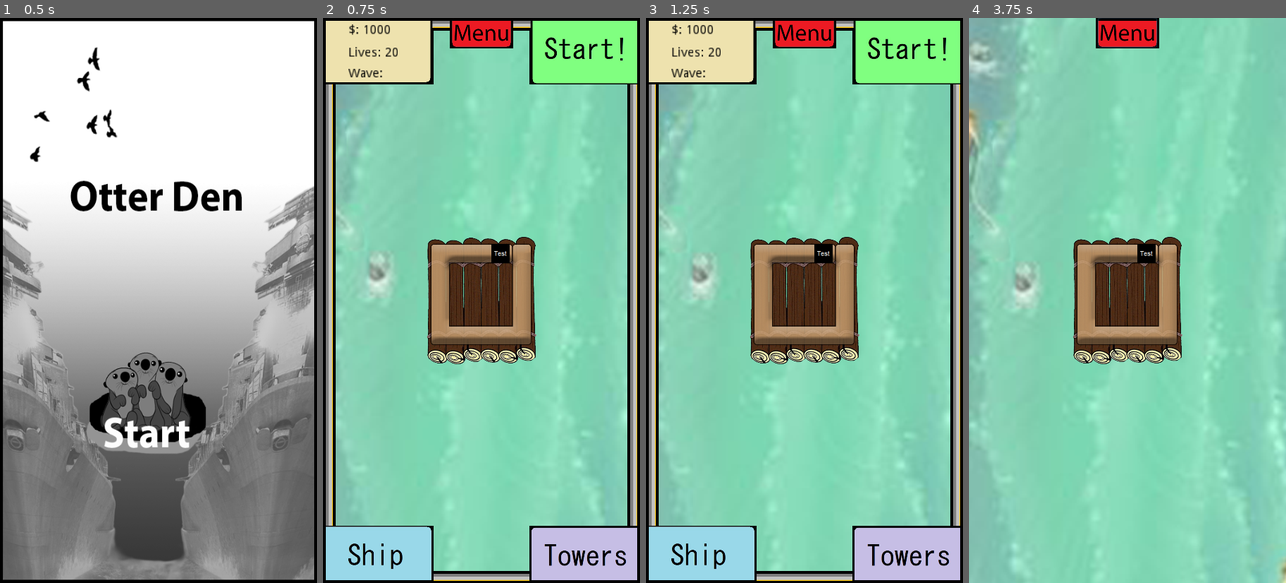
Above: before the commit, frames 1-4 (left to right).
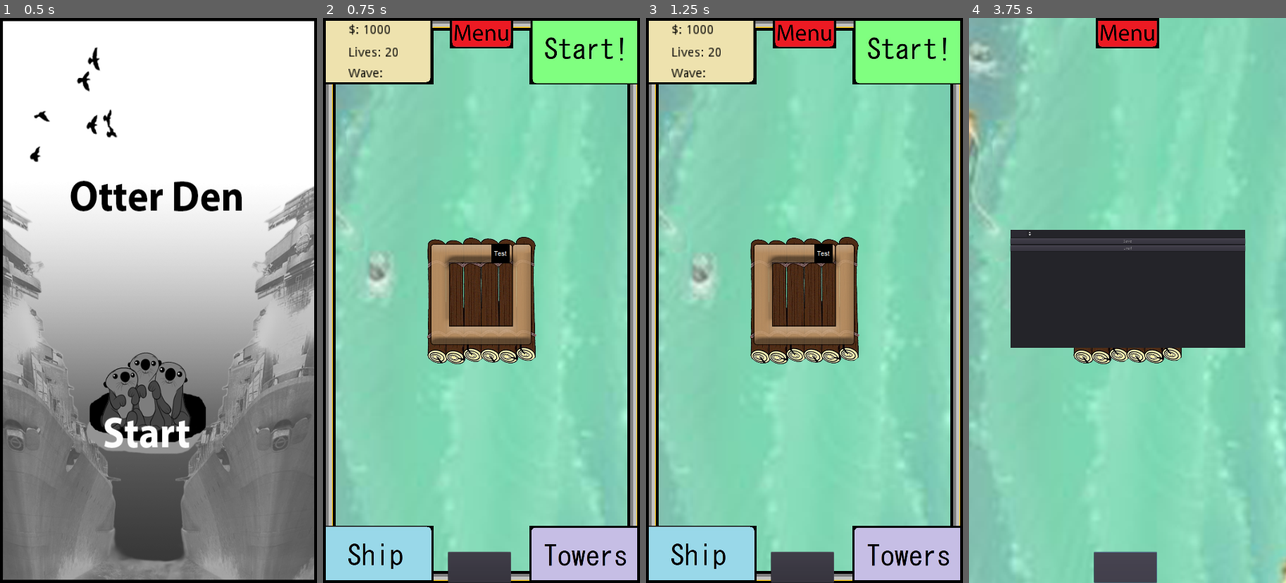
Above: after the commit, the same moments.

Repository: CaptDarkMatter/Otter-Den
Game: Godot game, scene res://Scenes/Title.tscn
Same seed, same stepped clock (60 frames per second), same inputs: the game is played once before the commit and once after it.
Inputs (mouse positions are in pixels of both pictures, inside the frame that each line leads up to):
- Up to frame 1 (0.5 s): no input
- Up to frame 2 (0.75 s): tap Enter at 0.5 s; move the mouse to (551, 272) at 0.52 s; click (551, 272) at 0.6 s
- Up to frame 3 (1.25 s): no input
- Up to frame 4 (3.75 s): click (1022, 554) at 1.25 s; click (1228, 554) at 2 s; click (1127, 34) at 2.75 s; click (1124, 566) at 3.52 s

Frame 1 is identical in both runs. In frame 2, 1.1% of the frame differs, in the area x 39-60%, y 94-100%; in frame 3, 1.1%; in frame 4, 16%, in the area x 12-88%, y 0-100%.

Commit message:
added load and save to ui

Diff:
--- a/Otter Den/Scenes/SaveLoad.tscn
+++ b/Otter Den/Scenes/SaveLoad.tscn
@@ -6,22 +6,22 @@
 [node name="SaveLoad" type="Panel"]
 anchor_right = 1.0
 anchor_bottom = 1.0
-margin_right = -680.0
-margin_bottom = -1720.0
+margin_right = -280.0
+margin_bottom = -1520.0
 script = ExtResource( 2 )
 __meta__ = {
 "_edit_use_anchors_": false
 }
 
 [node name="Column" type="VBoxContainer" parent="."]
-margin_right = 400.0
-margin_bottom = 200.0
+margin_right = 800.0
+margin_bottom = 400.0
 __meta__ = {
 "_edit_use_anchors_": false
 }
 
 [node name="HBoxContainer" type="HBoxContainer" parent="Column"]
-margin_right = 400.0
+margin_right = 800.0
 margin_bottom = 24.0
 
 [node name="SpinBox" type="SpinBox" parent="Column/HBoxContainer"]
@@ -36,13 +36,13 @@
 
 [node name="SaveButton" type="Button" parent="Column"]
 margin_top = 28.0
-margin_right = 400.0
+margin_right = 800.0
 margin_bottom = 48.0
 text = "Save"
 
 [node name="LoadButton" type="Button" parent="Column"]
 margin_top = 52.0
-margin_right = 400.0
+margin_right = 800.0
 margin_bottom = 72.0
 text = "Load"
 
--- a/Otter Den/Scenes/UI.tscn
+++ b/Otter Den/Scenes/UI.tscn
@@ -12,18 +12,25 @@
 [ext_resource path="res://Sprites/Game GUI/shipbox.png" type="Texture" id=10]
 [ext_resource path="res://Sprites/Game GUI/towerbox.png" type="Texture" id=11]
 [ext_resource path="res://Sprites/Game GUI/menubox.png" type="Texture" id=12]
+[ext_resource path="res://Scenes/SaveLoad.tscn" type="PackedScene" id=13]
 
 [node name="Control" type="Control"]
 margin_right = 1080.0
 margin_bottom = 1920.0
 mouse_filter = 2
 script = ExtResource( 1 )
+__meta__ = {
+"_edit_use_anchors_": false
+}
 
 [node name="Panel" type="Panel" parent="."]
 self_modulate = Color( 1, 1, 1, 0 )
 anchor_right = 1.0
 anchor_bottom = 1.0
 mouse_filter = 2
+__meta__ = {
+"_edit_use_anchors_": false
+}
 
 [node name="wallLeft" type="TextureRect" parent="Panel"]
 margin_right = 43.0
@@ -94,7 +101,6 @@
 expand = true
 
 [node name="moneybox" type="TextureRect" parent="Panel"]
-editor/display_folded = true
 margin_right = 40.0
 margin_bottom = 40.0
 rect_pivot_offset = Vector2( -1058, 919 )
@@ -187,6 +193,9 @@
 margin_top = -0.0450001
 margin_right = -0.120026
 flat = true
+__meta__ = {
+"_edit_use_anchors_": false
+}
 
 [node name="towerbox" type="TextureRect" parent="Panel"]
 anchor_left = 1.0
@@ -212,7 +221,7 @@
 anchor_right = 0.5
 margin_left = -107.0
 margin_top = -0.5
-margin_right = 107.001
+margin_right = 107.0
 margin_bottom = 103.5
 rect_pivot_offset = Vector2( -1058, 919 )
 texture = ExtResource( 12 )
@@ -225,6 +234,25 @@
 margin_right = 99.9995
 margin_bottom = 100.5
 flat = true
+
+[node name="SaveLoad" parent="Panel" instance=ExtResource( 13 )]
+margin_left = 141.362
+margin_top = 720.956
+margin_right = -138.638
+margin_bottom = -799.044
+
+[node name="pausebox" type="TextureRect" parent="Panel"]
+margin_left = 425.767
+margin_top = 1814.65
+margin_right = 639.767
+margin_bottom = 1918.65
+__meta__ = {
+"_edit_use_anchors_": false
+}
+
+[node name="PauseButton" type="Button" parent="Panel/pausebox"]
+margin_right = 214.0
+margin_bottom = 104.0
 [connection signal="item_activated" from="Panel/wallLeft/ShipSubMenu/ShipList" to="." method="_on_ShipList_item_activated"]
 [connection signal="item_activated" from="Panel/wallRight/TowerSubMenu/ItemList" to="." method="_on_ItemList_item_activated"]
 [connection signal="item_selected" from="Panel/wallRight/TowerSubMenu/ItemList" to="." method="_on_ItemList_item_selected"]
@@ -232,3 +260,4 @@
 [connection signal="pressed" from="Panel/shipbox/ShipMenu" to="." method="_on_ShipMenu_pressed"]
 [connection signal="pressed" from="Panel/towerbox/TowerMenu" to="." method="_on_TowerMenu_pressed"]
 [connection signal="pressed" from="Panel/menubox/Menubutton" to="." method="show_menu"]
+[connection signal="pressed" from="Panel/pausebox/PauseButton" to="." method="pause"]
--- a/Otter Den/Scripts/Game Logic Scripts/UIController.gd
+++ b/Otter Den/Scripts/Game Logic Scripts/UIController.gd
@@ -10,10 +10,12 @@
 onready var towerbox = $Panel/towerbox
 onready var TowerSubMenu = $Panel/wallRight/TowerSubMenu
 onready var ShipSubMenu = $Panel/wallLeft/ShipSubMenu
+onready var pauseScreen = $Panel/SaveLoad
 
 onready var menu_open : bool = true
 onready var tower_sub_menu_open : bool = false
 onready var ship_sub_menu_open : bool = false
+onready var paused : bool = false
 
 signal start_pressed
 signal tower_spawn_pressed
@@ -22,8 +24,9 @@
 signal BigShip_pressed
 
 func _ready():
-	TowerSubMenu.rect_position += Vector2(rect_size.x,0)
-	ShipSubMenu.rect_position += Vector2(rect_size.x * -1,0)
+	TowerSubMenu.rect_position += Vector2(rect_size.x, 0)
+	ShipSubMenu.rect_position += Vector2(rect_size.x * -1, 0)
+	pauseScreen.rect_position -= Vector2(0, rect_size.y)
 
 func _process(delta):
 	if get_node("/root/Game Scene").curHold == true:
@@ -34,25 +37,33 @@
 
 func show_menu():
 	if menu_open:
-		wallLeft.rect_position += Vector2(rect_size.x * -1,0)
-		wallRight.rect_position += Vector2(rect_size.x,0)
-		wallBottom.rect_position += Vector2(0,rect_size.y * -1)
-		wallTop.rect_position += Vector2(0,rect_size.y)
-		moneybox.rect_position += Vector2(rect_size.x * -1,rect_size.y)
-		startbox.rect_position += Vector2(rect_size.x,rect_size.y)
-		shipbox.rect_position += Vector2(rect_size.x * -1,rect_size.y * -1)
-		towerbox.rect_position += Vector2(rect_size.x * -1,rect_size.y)
+		wallLeft.rect_position += Vector2(rect_size.x * -1, 0)
+		wallRight.rect_position += Vector2(rect_size.x, 0)
+		wallBottom.rect_position += Vector2(0, rect_size.y * -1)
+		wallTop.rect_position += Vector2(0, rect_size.y)
+		moneybox.rect_position += Vector2(rect_size.x * -1, rect_size.y)
+		startbox.rect_position += Vector2(rect_size.x, rect_size.y)
+		shipbox.rect_position += Vector2(rect_size.x * -1, rect_size.y * -1)
+		towerbox.rect_position += Vector2(rect_size.x * -1, rect_size.y)
 		menu_open = false
 	else:
-		wallLeft.rect_position += Vector2(rect_size.x,0)
-		wallRight.rect_position += Vector2(rect_size.x * -1,0)
-		wallBottom.rect_position += Vector2(0,rect_size.y)
-		wallTop.rect_position += Vector2(0,rect_size.y * -1)
-		moneybox.rect_position += Vector2(rect_size.x,rect_size.y * -1)
-		startbox.rect_position += Vector2(rect_size.x * -1,rect_size.y * -1)
-		shipbox.rect_position += Vector2(rect_size.x,rect_size.y)
-		towerbox.rect_position += Vector2(rect_size.x,rect_size.y * -1)
+		wallLeft.rect_position += Vector2(rect_size.x, 0)
+		wallRight.rect_position += Vector2(rect_size.x * -1, 0)
+		wallBottom.rect_position += Vector2(0, rect_size.y)
+		wallTop.rect_position += Vector2(0, rect_size.y * -1)
+		moneybox.rect_position += Vector2(rect_size.x, rect_size.y * -1)
+		startbox.rect_position += Vector2(rect_size.x * -1, rect_size.y * -1)
+		shipbox.rect_position += Vector2(rect_size.x, rect_size.y)
+		towerbox.rect_position += Vector2(rect_size.x, rect_size.y * -1)
 		menu_open = true
+
+func pause():
+	if paused:
+		pauseScreen.rect_position -= Vector2(0, rect_size.y)
+		paused = false
+	else:
+		pauseScreen.rect_position += Vector2(0, rect_size.y)
+		paused = true
 
 func _on_Start_Button_pressed():
 	emit_signal("start_pressed")
@@ -62,18 +73,18 @@
 
 func _on_TowerMenu_pressed():
 	if tower_sub_menu_open:
-		TowerSubMenu.rect_position += Vector2(rect_size.x,0)
+		TowerSubMenu.rect_position += Vector2(rect_size.x, 0)
 		tower_sub_menu_open = false
 	else:
-		TowerSubMenu.rect_position += Vector2(rect_size.x * -1,0)
+		TowerSubMenu.rect_position += Vector2(rect_size.x * -1, 0)
 		tower_sub_menu_open = true
 
 func _on_ShipMenu_pressed():
 	if ship_sub_menu_open:
-		ShipSubMenu.rect_position += Vector2(rect_size.x * -1,0)
+		ShipSubMenu.rect_position += Vector2(rect_size.x * -1, 0)
 		ship_sub_menu_open = false
 	else:
-		ShipSubMenu.rect_position += Vector2(rect_size.x,0)
+		ShipSubMenu.rect_position += Vector2(rect_size.x, 0)
 		ship_sub_menu_open = true
 
 #func _on_ItemList_item_activated(index):
Not shown: 1 places in Otter Den/Scenes/UI.tscn that only renumber resources
